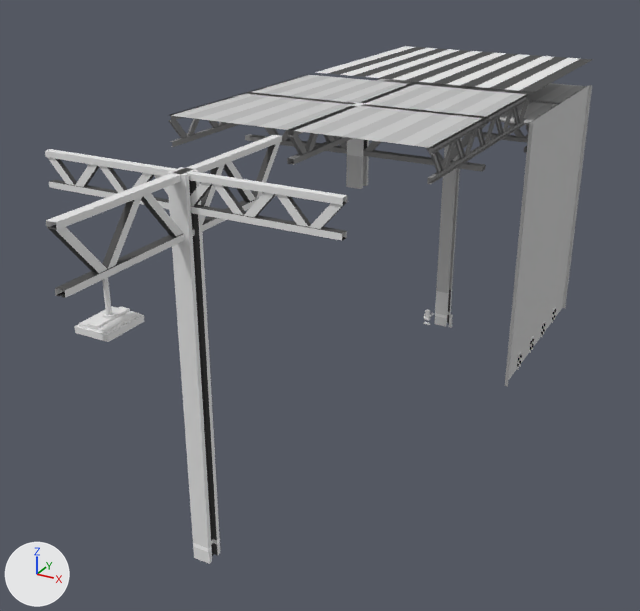
The Blender file bricks/bricks.blend, before and after one commit.
Camera for both pictures: a 50 mm lens placed at (95.0, -257.0, 125.0), pointed at (-6.0, -74.0, 34.0). The axes (+X, +Y, +Z) are drawn at lower left. The lights are the same throughout.

In view in the first picture: 'cone', 'light', 'pillar', 'pillar.001', 'pillar.002', 'pillar.005', 'pillar.006', 'pillar.007', 'truss', 'truss.003', 'warehouse wall bottom', 'warehouse_roof'.
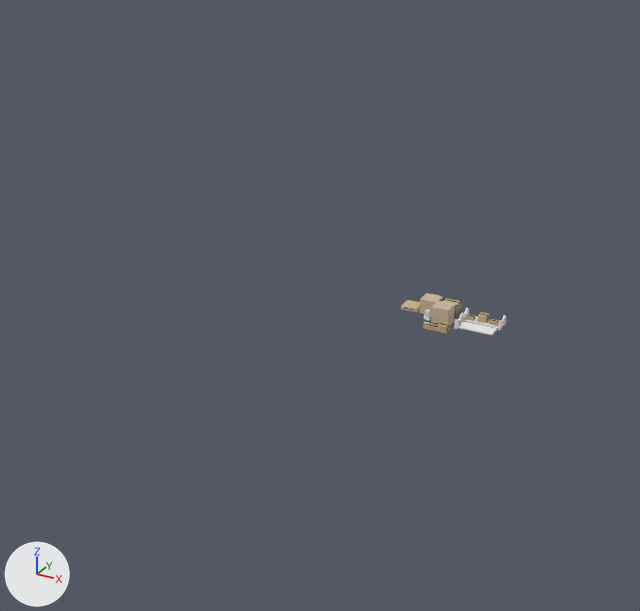
Changed parts and their boxes [x1, y1, x2, y2] in the pictures (640 x 611 px):
'pillar.005', hidden: before [168, 75, 529, 189]
'warehouse wall bottom', hidden: before [505, 85, 592, 387]
'pillar.007', hidden: before [172, 235, 218, 517]
'truss', hidden: before [46, 135, 282, 298]
'truss.003', hidden: before [45, 149, 347, 241]
'warehouse_roof', hidden: before [315, 46, 594, 92]
'pillar.006', hidden: before [434, 138, 462, 326]
'pillar.002', hidden: before [374, 78, 587, 153]
'light', hidden: before [74, 278, 144, 342]
'pillar', hidden: before [167, 167, 203, 241]
'pillar.001', hidden: before [191, 507, 220, 564]
'shippingbox', added: after [431, 301, 455, 325]
'shelf_platform', shown: after [457, 321, 497, 335]
'shippingbox.001', added: after [419, 293, 443, 315]
'shippingbox.003', added: after [442, 297, 462, 320]
'shippingbox.002', added: after [401, 300, 420, 312]
'3x3box.002', shown: after [437, 322, 450, 333]
'shelf_platform.001', shown: after [464, 315, 498, 328]
'3x3box', shown: after [477, 312, 489, 323]
'shelf_side', shown: after [454, 314, 463, 329]
'shelf_side.001', shown: after [498, 315, 506, 330]
'2x3box', shown: after [489, 319, 499, 326]
'2x3box.005', shown: after [423, 323, 433, 330]
'shelf_side.002', shown: after [461, 308, 469, 321]
'cone', hidden: before [449, 314, 453, 328]
'2x3box.001', shown: after [467, 314, 475, 321]
'2x3box.004', shown: after [432, 325, 438, 331]

What changed in the scene script:
```text
Change ob_warehouse_wall_bottom:
    add ob_warehouse_wall_bottom.hide_set(True)  # its collection is switched off
Change ob_pillar_002:
    add ob_pillar_002.hide_set(True)  # its collection is switched off
Change ob_pillar_006:
    add ob_pillar_006.hide_set(True)  # its collection is switched off
Change ob_pillar_005:
    add ob_pillar_005.hide_set(True)  # its collection is switched off
Change ob_light:
    add ob_light.hide_set(True)  # its collection is switched off
Change ob_cone:
    add ob_cone.hide_set(True)  # its collection is switched off
Change ob_pillar_007:
    add ob_pillar_007.hide_set(True)  # its collection is switched off
Change ob_truss_003:
    add ob_truss_003.hide_set(True)  # its collection is switched off
Change ob_warehouse_roof:
    add ob_warehouse_roof.hide_set(True)  # its collection is switched off
Change ob_truss:
    add ob_truss.hide_set(True)  # its collection is switched off
Change ob_pillar_001:
    add ob_pillar_001.hide_set(True)  # its collection is switched off
Change ob_pillar:
    add ob_pillar.hide_set(True)  # its collection is switched off
Change ob_2x3box_005:
    remove ob_2x3box_005.hide_set(True)  # its collection is switched off
    ob_2x3box_005.location: (6.4, -6.0, 10.4) -> (-2.6, -6.0, 0.6)
Change ob_2x3box_004:
    remove ob_2x3box_004.hide_set(True)  # its collection is switched off
    ob_2x3box_004.location: (9.0, -6.0, 10.4) -> (0.0, -6.0, 0.6)
Change ob_3x3box_002:
    remove ob_3x3box_002.hide_set(True)  # its collection is switched off
    ob_3x3box_002.location: (11.6, -5.5, 11.0) -> (2.6, -5.5, 1.2)
Change ob_2x3box_001:
    remove ob_2x3box_001.hide_set(True)  # its collection is switched off
Change ob_2x3box:
    remove ob_2x3box.hide_set(True)  # its collection is switched off
Change ob_3x3box:
    remove ob_3x3box.hide_set(True)  # its collection is switched off
Change ob_shelf_platform_001:
    remove ob_shelf_platform_001.hide_set(True)  # its collection is switched off
Change ob_shelf_side_002:
    remove ob_shelf_side_002.hide_set(True)  # its collection is switched off
Change ob_shelf_side_001:
    remove ob_shelf_side_001.hide_set(True)  # its collection is switched off
Change ob_shelf_platform:
    remove ob_shelf_platform.hide_set(True)  # its collection is switched off
Change ob_shelf_side:
    remove ob_shelf_side.hide_set(True)  # its collection is switched off
Add ob_shippingbox:
    ob_shippingbox = bpy.data.objects.new('shippingbox', me_cube_119)  # 54 vertices, 35 faces; spans x -3.0..3.0, y -3.0..3.0, z -2.0..4.4; in mat_box_brown_side (its picture is missing), mat_box_brown_top (its picture is missing), mat_pallet_brown_side (its picture is missing), mat_pallet_brown_0_95_side (its picture is missing), mat_pallet_tint_brown_side (its picture is missing), mat_pallet_tint_brown_0_95_side (its picture is missing)
    ob_shippingbox.location = (0.0, 0.0, 2.0)
Add ob_shippingbox_001:
    ob_shippingbox_001 = bpy.data.objects.new('shippingbox.001', me_cube_120)  # 20 vertices, 8 faces; spans x -3.0..3.0, y -3.0..3.0, z -0.8..4.4; in mat_box_brown_side (its picture is missing), mat_box_brown_top (its picture is missing)
    ob_shippingbox_001.location = (-7.0, 7.0, 0.8)
Add ob_shippingbox_002:
    ob_shippingbox_002 = bpy.data.objects.new('shippingbox.002', me_cube_122)  # 40 vertices, 30 faces; spans x -3.0..3.0, y -3.0..3.0, z -2.0..-0.8; in mat_pallet_brown_side (its picture is missing), mat_pallet_brown_0_95_side (its picture is missing), mat_pallet_tint_brown_side (its picture is missing), mat_pallet_tint_brown_0_95_side (its picture is missing)
    ob_shippingbox_002.location = (-14.0, 7.0, 2.0)
Add ob_shippingbox_003:
    ob_shippingbox_003 = bpy.data.objects.new('shippingbox.003', me_cube_125)  # 70 vertices, 26 faces; spans x -3.26..3.26, y -3.0..3.0, z -0.8..4.4; in mat_box_brown_side (its picture is missing), mat_box_brown_top (its picture is missing), mat_black_side (black #000000), mat_box_brown_0_95_side (its picture is missing)
    ob_shippingbox_003.location = (0.0, 7.0, 0.8)
```
